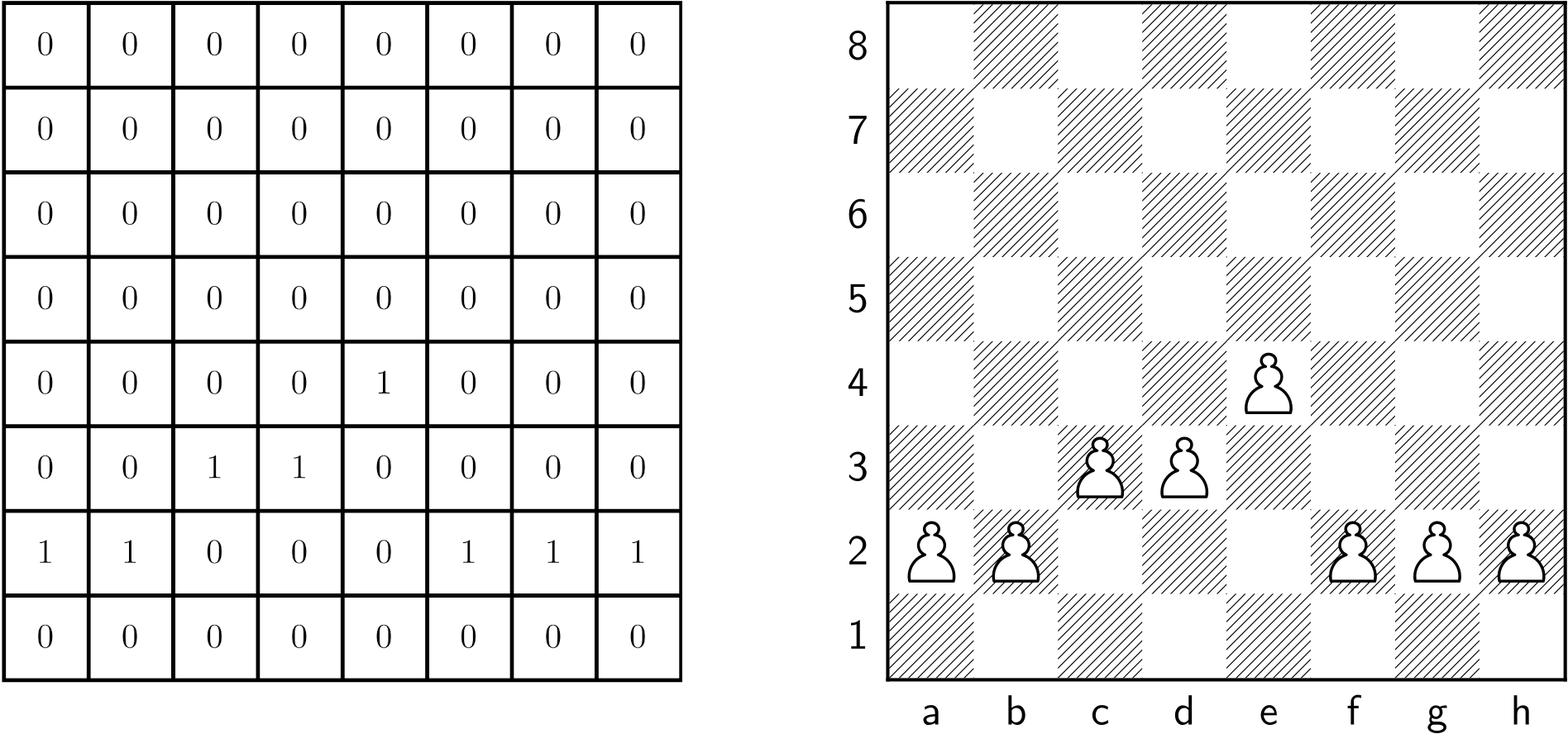
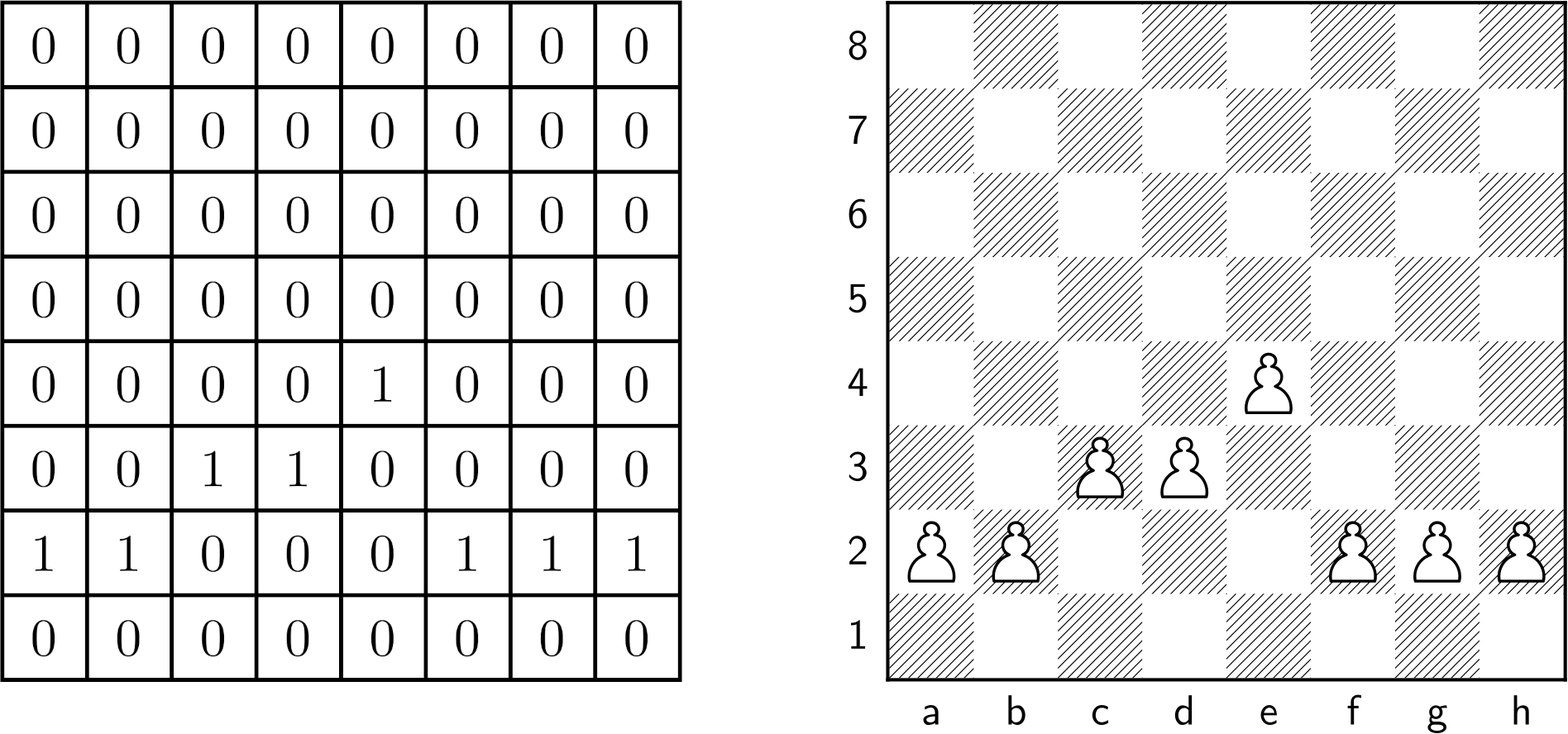
Comparing the layer stacks of the two 1568 × 734 images. Changes:
added layer "bitboard.png #2" above "bitboard.png" over (0, 0, 683, 684)
hid "bitboard.png" over (0, 0, 683, 684)
